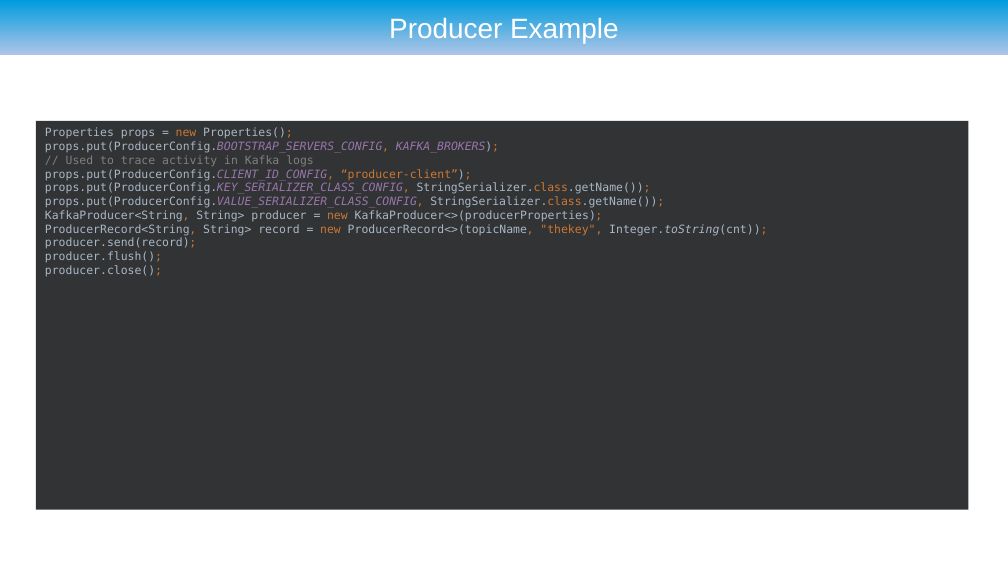
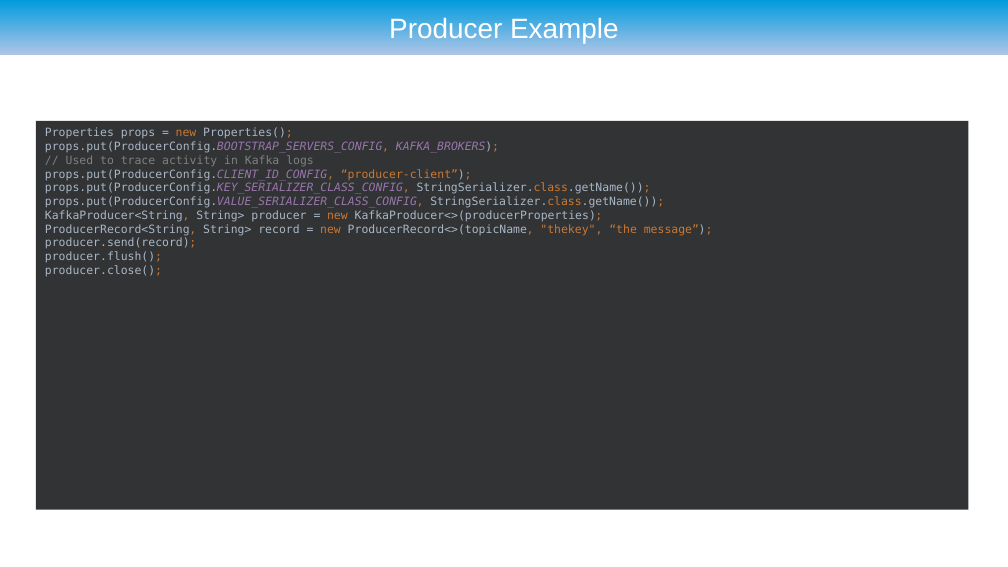
Before and after one commit to ryzlab/kafka-kompetensdag, a slide deck: slide 31 of doc/presentation-umejug.odp. Drawn at 1008x567 pixels with LibreOffice and Linux fonts; fonts in the diff are those of the drawing; background and template pictures are left out. Boxes give left, top, right and bottom in pixels: in the first picture for what was removed or moved away, otherwise in the second. Text is boxed around its words. In the diff, an @@ line names an element or a change of style, - is before the commit and + after.

Commit message:
Added slides

```diff
--- a/doc/presentation-umejug.odp
+++ b/doc/presentation-umejug.odp
@@ text in rectangle at <box>45,210,713,263</box>: text changed @@
-KafkaProducer<String, String> producer = new KafkaProducer<>(producerProperties);
-ProducerRecord<String, String> record = new ProducerRecord<>(topicName, "thekey", Integer.toString(cnt));
-producer.send(record);
-producer.flush();
+KafkaProducer<String, String> producer = new KafkaProducer<>(producerProperties);
+ProducerRecord<String, String> record = new ProducerRecord<>(topicName, "thekey", “the message”);
+producer.send(record);
+producer.flush();
```
Also in this commit, not shown: 6 other slides changed, 2 slides added, 2 other files.
